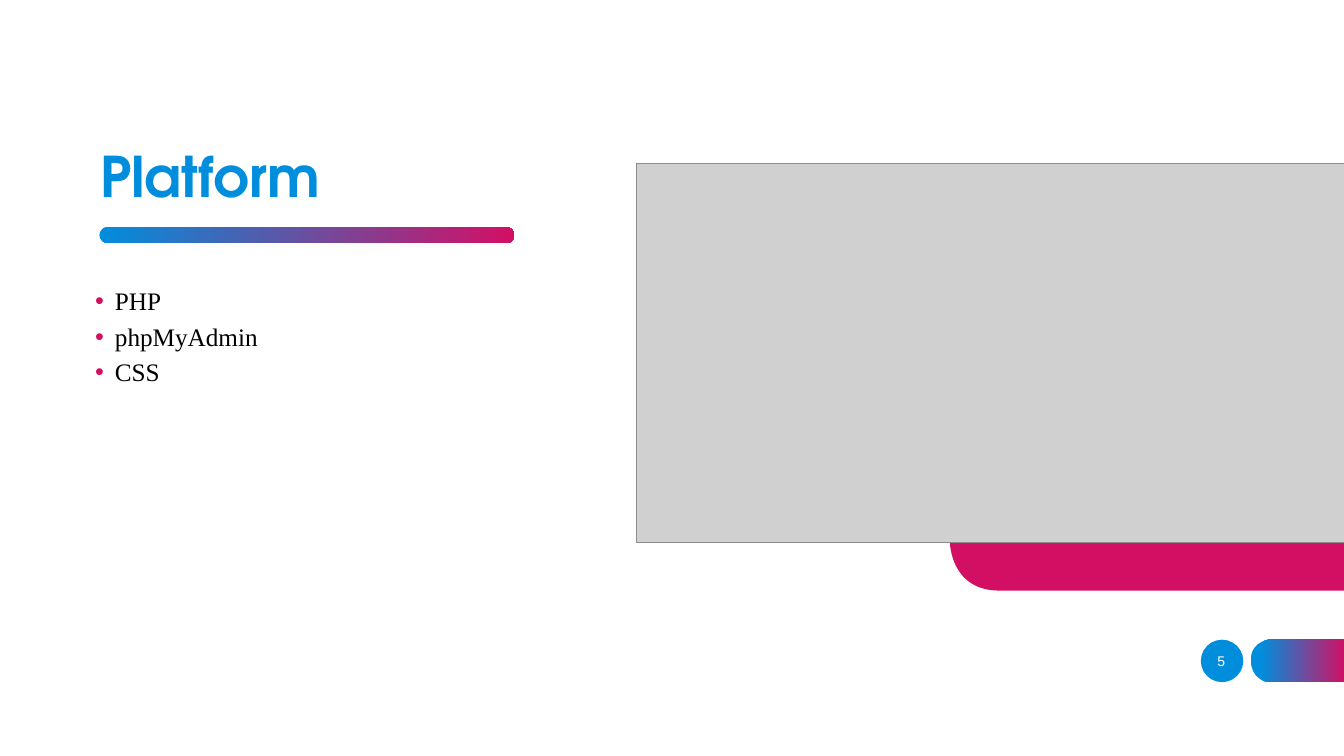
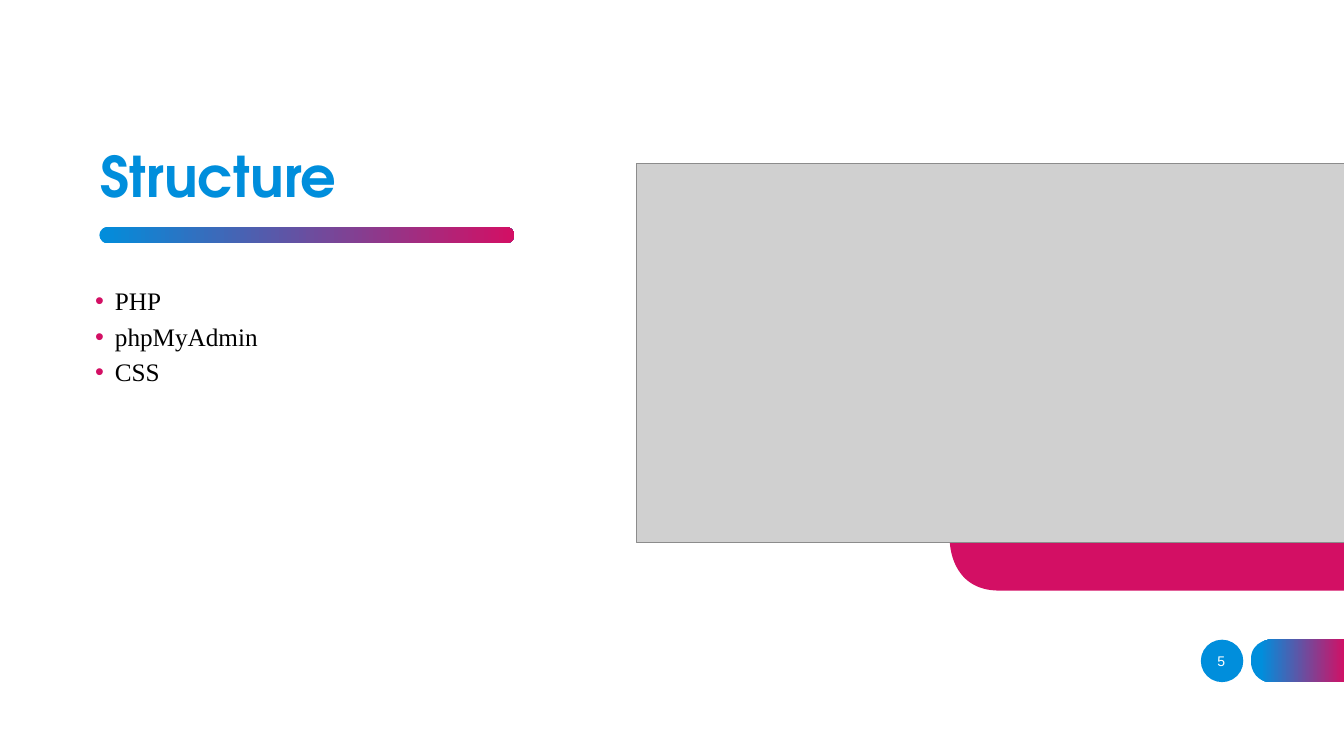
Before and after one commit to SPM-OT/lab-5-vgs, a slide deck: slide 5 of Lab 5 - Tablet Restaurant Application.pptx. Drawn at 1344x756 pixels with LibreOffice and Linux fonts; fonts in the diff are those of the drawing; grey boxes stand for pictures. Boxes give left, top, right and bottom in pixels: in the first picture for what was removed or moved away, otherwise in the second. Text is boxed around its words. In the diff, an @@ line names an element or a change of style, - is before the commit and + after.

```diff
--- a/Lab 5 - Tablet Restaurant Application.pptx
+++ b/Lab 5 - Tablet Restaurant Application.pptx
@@ title at (100,155,337,198): text changed @@
-Platform
+Structure
```
